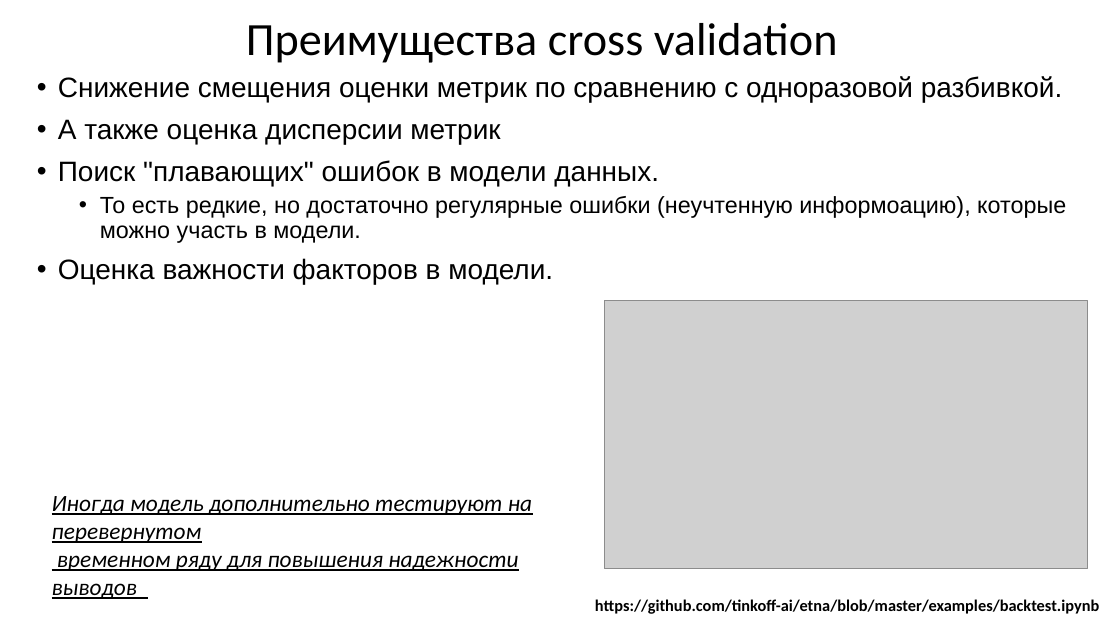
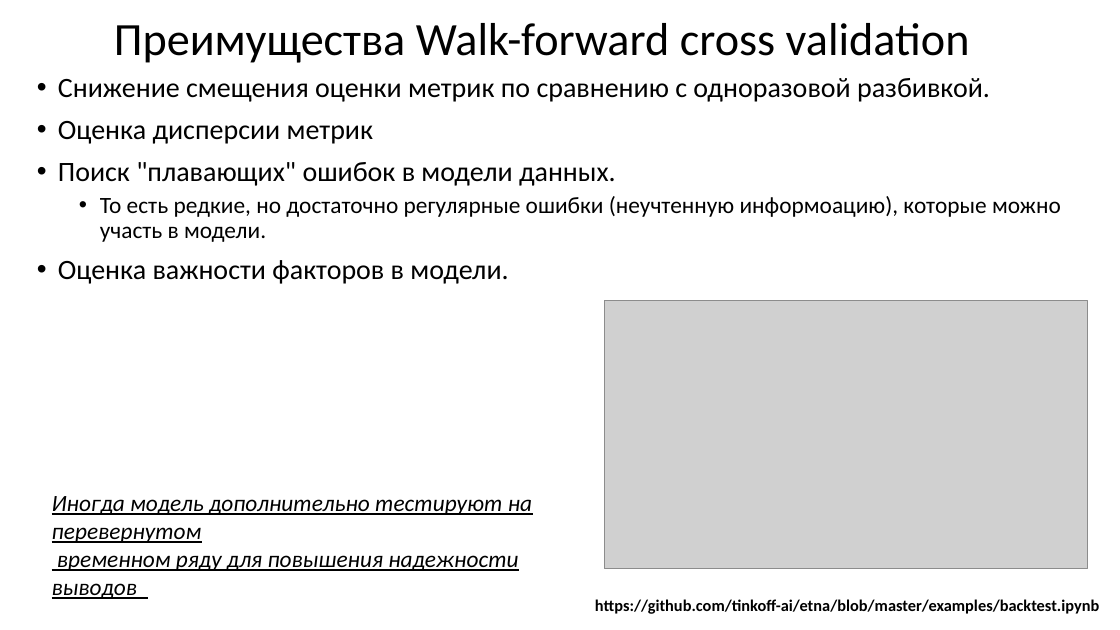
Before and after one commit to MVRonkin/TimeSeriesCourse, a slide deck: slide 7 of 2025/04-2 Оценка качества предсказаний ВР.pptx. Drawn at 1120x630 pixels with LibreOffice and Linux fonts; fonts in the diff are those of the drawing; grey boxes stand for pictures. Boxes give left, top, right and bottom in pixels: in the first picture for what was removed or moved away, otherwise in the second. Text is boxed around its words. In the diff, an @@ line names an element or a change of style, - is before the commit and + after.

```diff
--- a/2025/04-2 Оценка качества предсказаний ВР.pptx
+++ b/2025/04-2 Оценка качества предсказаний ВР.pptx
@@ title at (x1=114, y1=23, x2=970, y2=63): text changed @@
-Преимущества cross validation
+Преимущества Walk-forward cross validation
@@ text at (x1=58, y1=78, x2=1061, y2=284): font Arial to Calibri @@
@@ text at (x1=58, y1=121, x2=373, y2=144): text changed; font Arial to Calibri @@
-• А также оценка дисперсии метрик
+• Оценка дисперсии метрик
```
Also in this commit, not shown: 4 other slides changed, 4 slides added.
